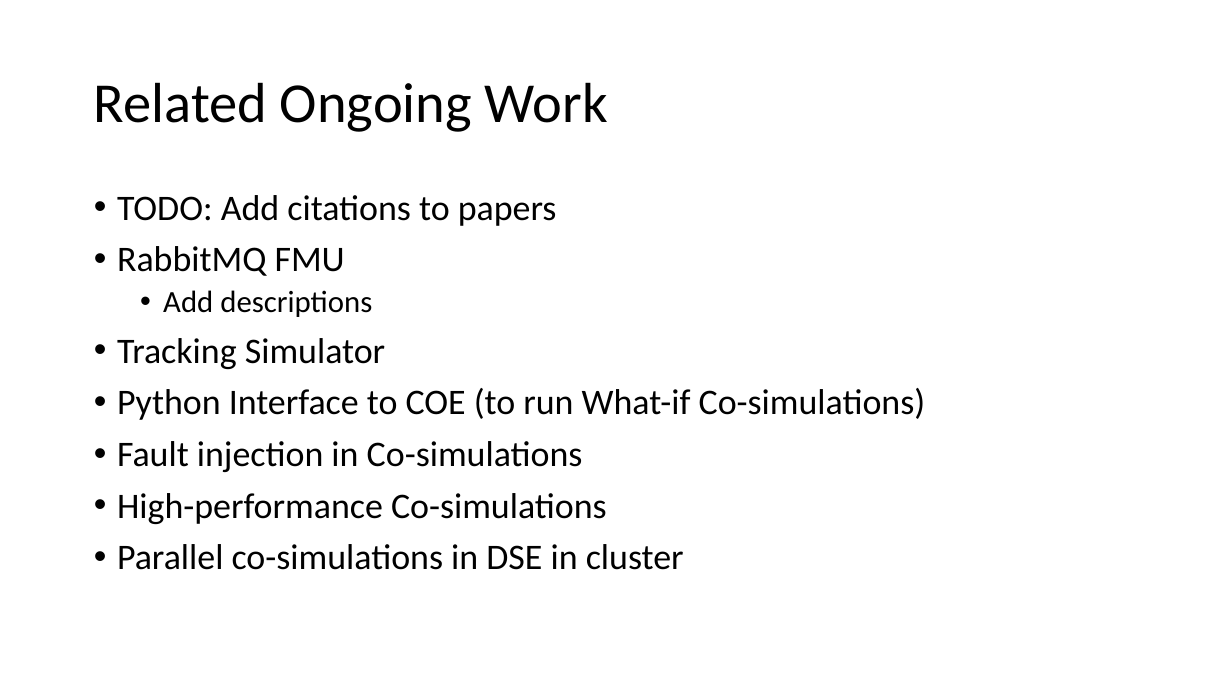
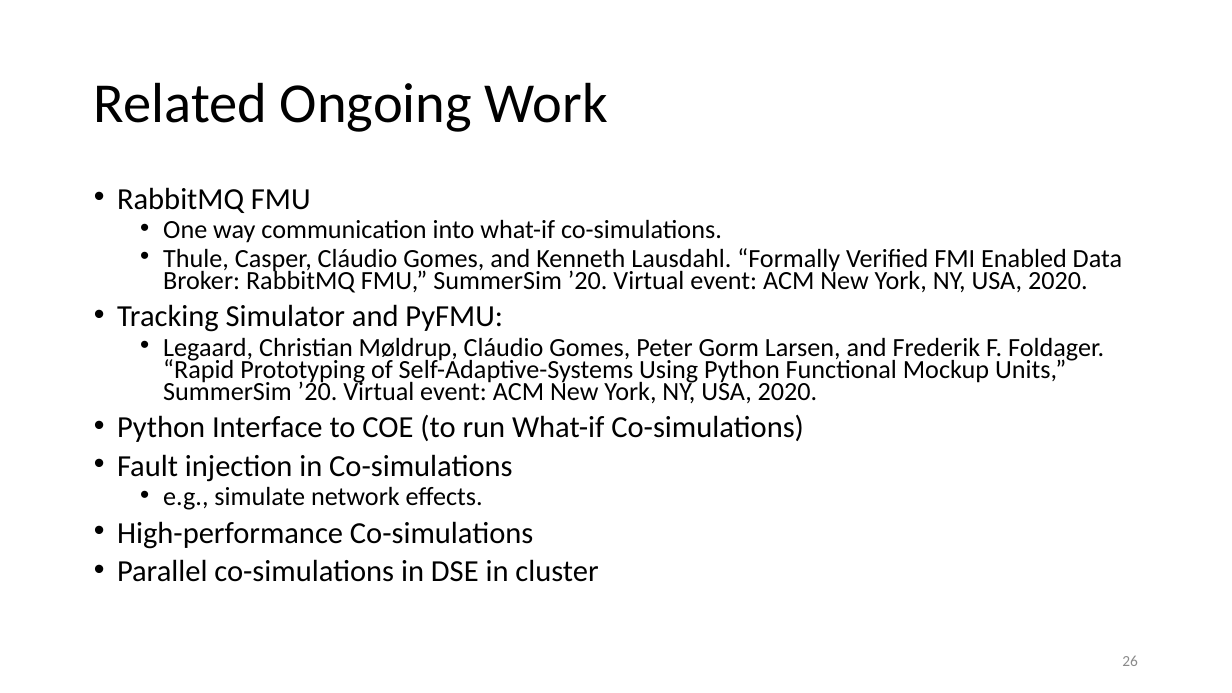
Before and after one commit to INTO-CPS-Association/example_digital-twin_incubator, a slide deck: slide 26 of notes/presentations/DigitLunch_17_December.pptx (slide 24 before the commit). Drawn at 1232x693 pixels with LibreOffice and Linux fonts; fonts in the diff are those of the drawing. Boxes give left, top, right and bottom in pixels: in the first picture for what was removed or moved away, otherwise in the second. Text is boxed around its words. In the diff, an @@ line names an element or a change of style, - is before the commit and + after.

```diff
--- a/notes/presentations/DigitLunch_17_December.pptx
+++ b/notes/presentations/DigitLunch_17_December.pptx
@@ text at box(117, 195, 557, 226): paragraph removed @@
-• TODO: Add citations to papers
@@ text at box(117, 187, 804, 582): size 28 to 23.8 pt in "RabbitMQ FMU", "Python Interface to COE (to run What-if ...", "Fault injection in Co-simulations", "High-performance Co-simulations" and 1 more places; line spacing 0.9 to 0.7 @@
@@ text at box(117, 219, 1122, 403): text changed; size 28 to 20.4 pt @@
-  • Add descriptions
-• Tracking Simulator
+  • One way communication into what-if co-simulations.
+  • Thule, Casper, Cláudio Gomes, and Kenneth Lausdahl. “Formally Verified FMI Enabled Data Broker: RabbitMQ FMU,” SummerSim ’20. Virtual event: ACM New York, NY, USA, 2020.
+• Tracking Simulator and PyFMU:
+  • Legaard, Christian Møldrup, Cláudio Gomes, Peter Gorm Larsen, and Frederik F. Foldager. “Rapid Prototyping of Self-Adaptive-Systems Using Python Functional Mockup Units,” SummerSim ’20. Virtual event: ACM New York, NY, USA, 2020.
@@ text at box(163, 486, 483, 510): paragraph added @@
+  • e.g., simulate network effects.
@@ page number added at box(1122, 655, 1138, 666), 12 pt, text #8C8C8C @@
+26
```
Also in this commit, not shown: 23 other slides changed, 3 slides added.
